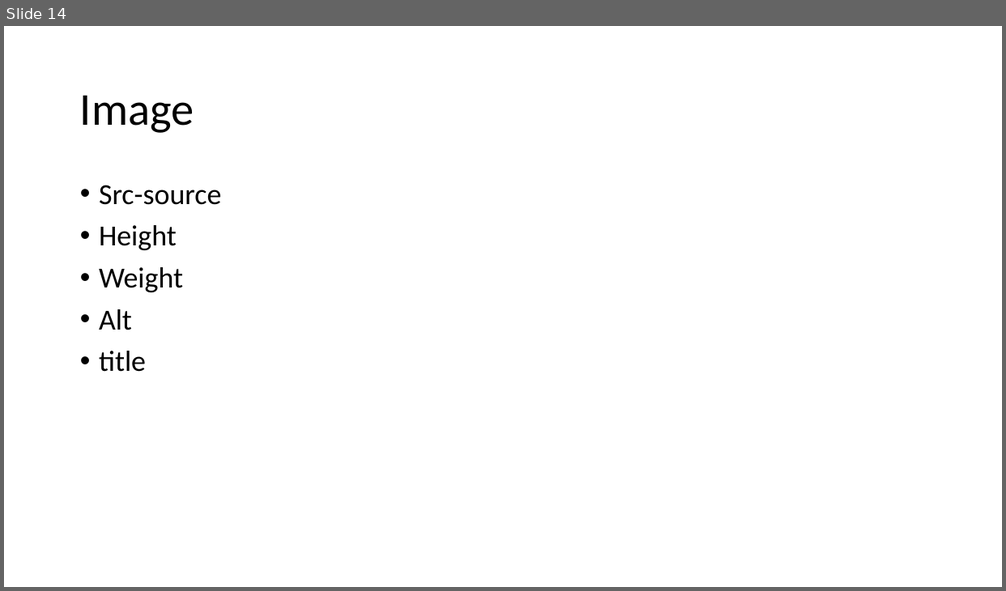
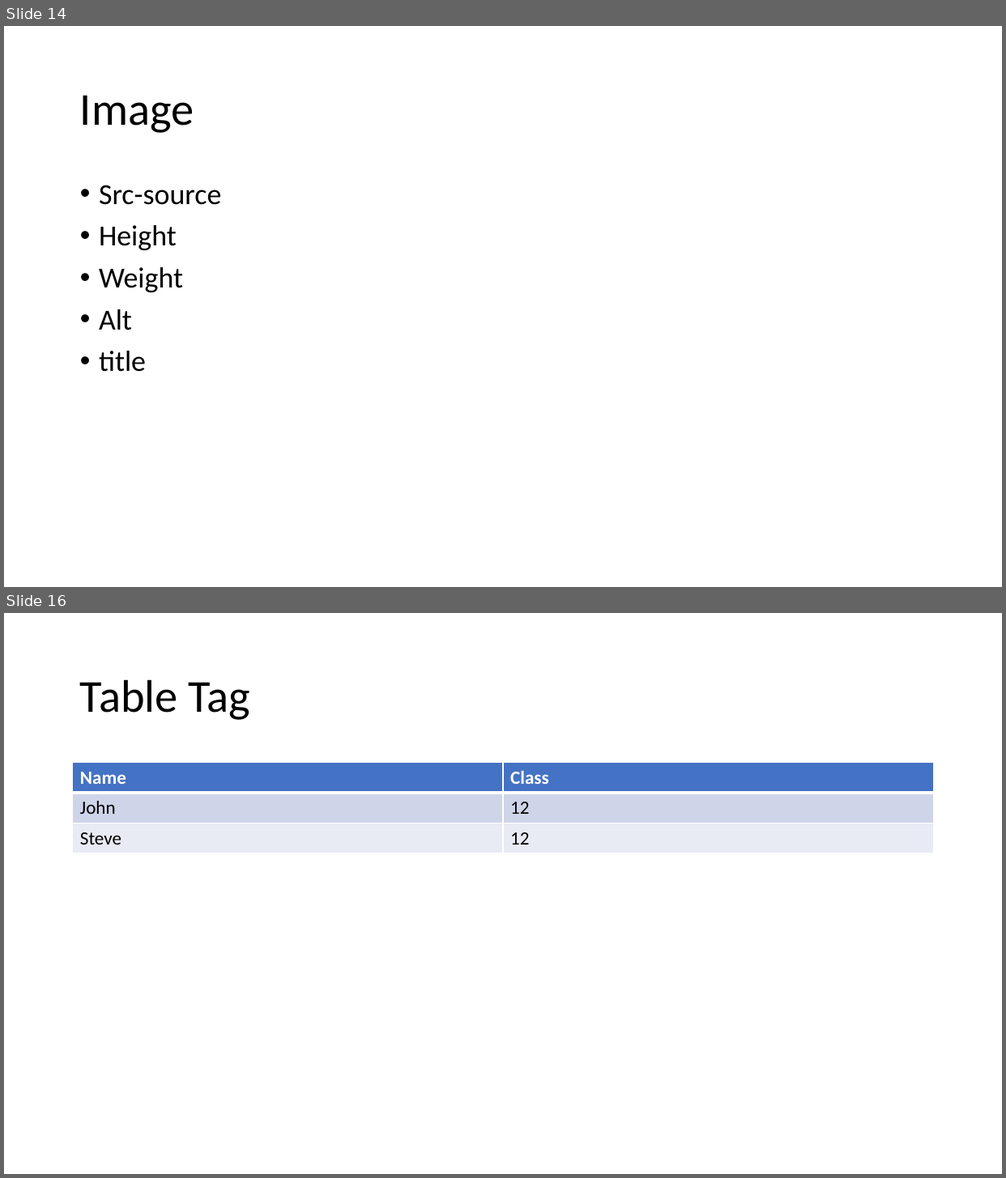
Before and after one commit to PiyushChaturvedii/Batch04, a slide deck: HTML.pptx. Shown one above the other, each under a label of ours: slide 14 before the commit, slides 14 and 16 after it; the slides between them are not shown. The pictures are 1006x591 and 1006x1178 pixels, drawn with LibreOffice and Linux fonts; fonts in the diff are those of the drawing. Boxes give left, top, right and bottom in pixels: in the first picture for what was removed or moved away, otherwise in the second. Text is boxed around its words. In the diff, an @@ line names an element or a change of style, - is before the commit and + after.

```diff
--- a/HTML.pptx
+++ b/HTML.pptx
@@ slide 16 added at [4,613,1002,1174], background #FFFFFF @@
@@ title added at [80,679,250,720], 44 pt, text #000000 @@
+Table Tag
@@ table added at [73,763,934,854], 3 rows, 2 columns @@
+Name | Class
+John | 12
+Steve | 12
```
Also in this commit, not shown: 1 slide changed, 3 other files.
